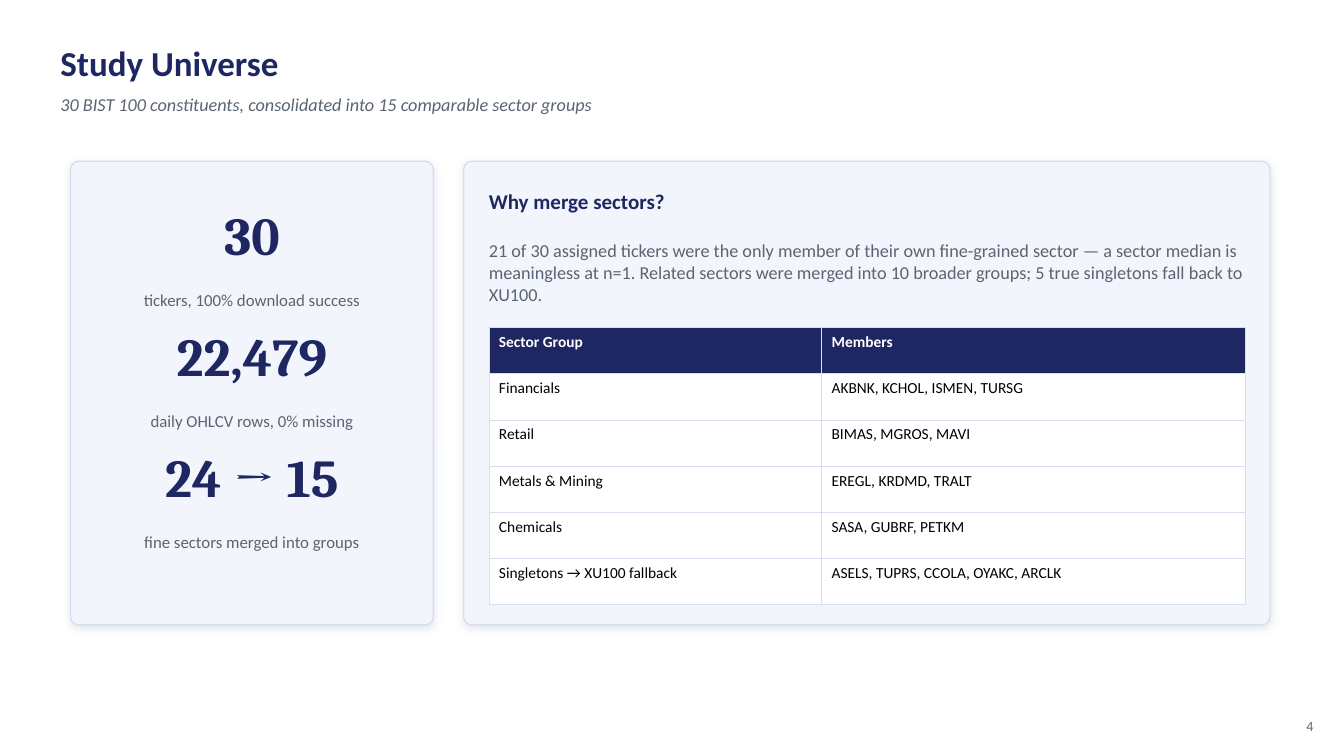
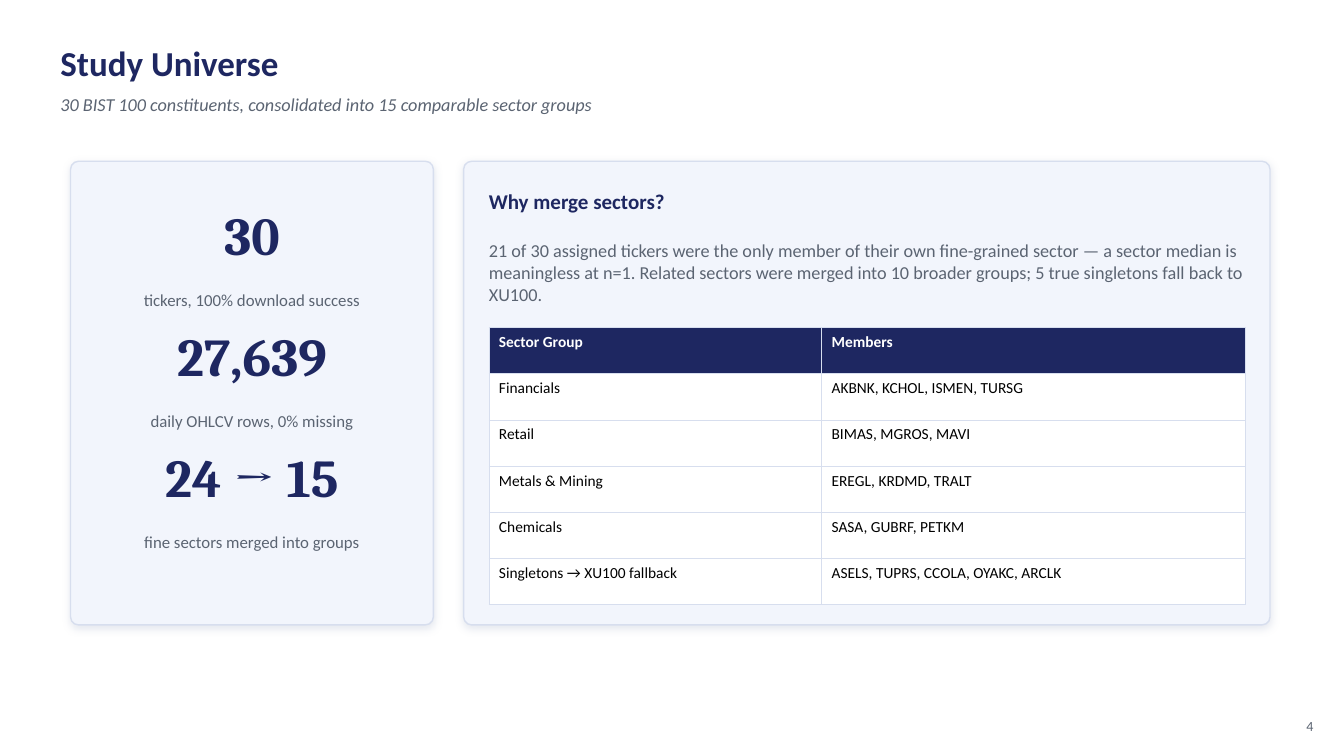
Before and after one commit to altugikiz/bist100-mcp-trader, a slide deck: slide 4 of docs/presentation/BIST100_Harness_Presentation.pptx. Drawn at 1344x756 pixels with LibreOffice and Linux fonts; fonts in the diff are those of the drawing. Boxes give left, top, right and bottom in pixels: in the first picture for what was removed or moved away, otherwise in the second. Text is boxed around its words. In the diff, an @@ line names an element or a change of style, - is before the commit and + after.

```diff
--- a/docs/presentation/BIST100_Harness_Presentation.pptx
+++ b/docs/presentation/BIST100_Harness_Presentation.pptx
@@ text at bbox=[177, 340, 327, 384]: text changed @@
-22,479
+27,639
```
Also in this commit, not shown: 3 other slides changed.
